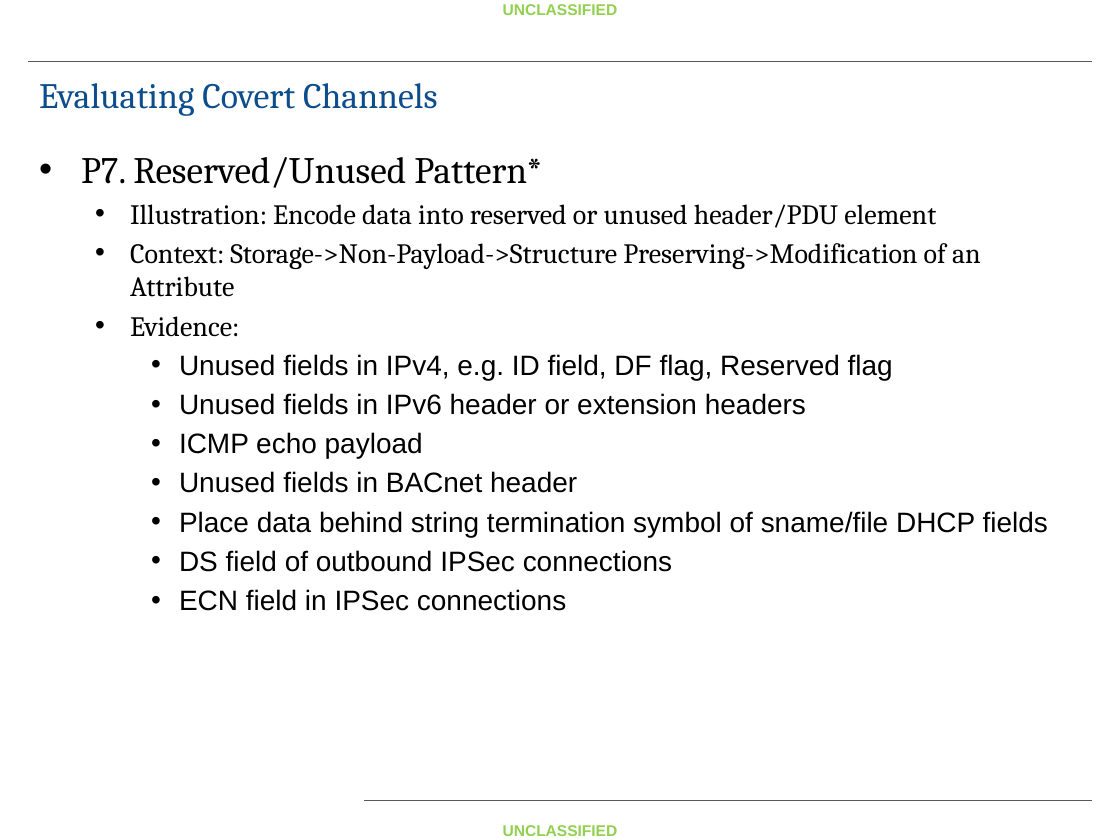
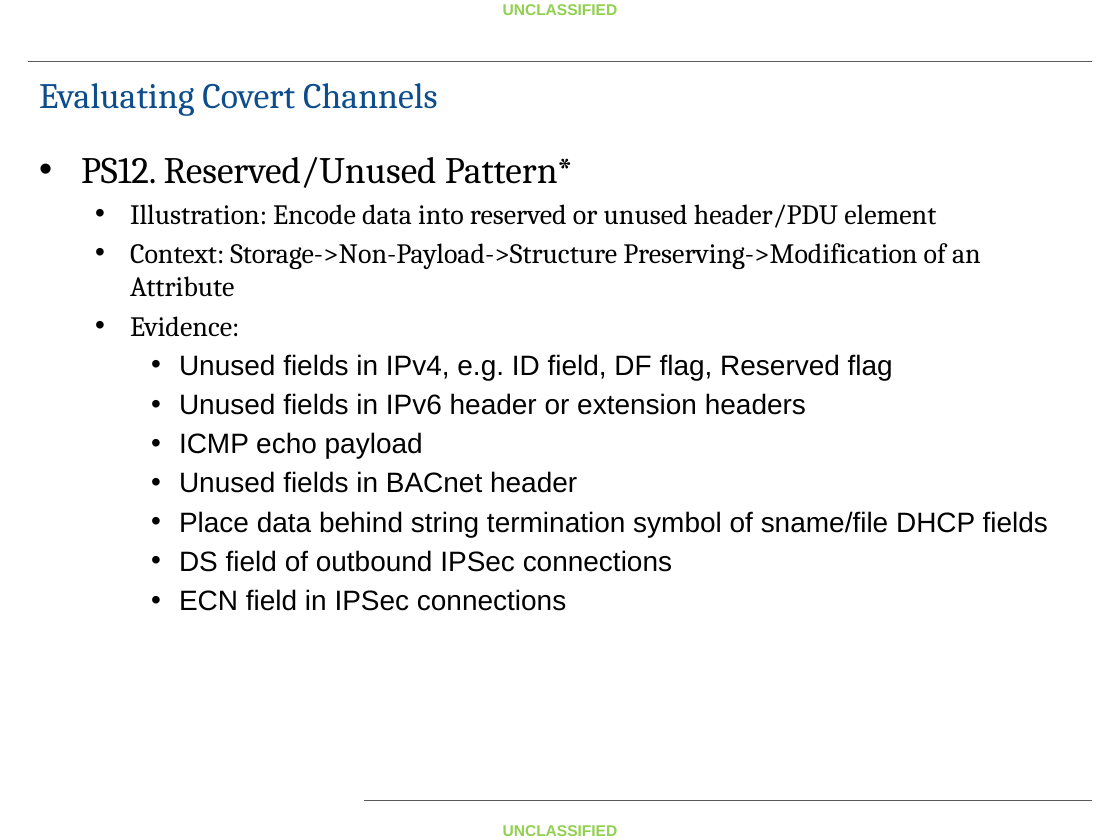
Before and after one commit to fitzgeralddaniel/CovertChannelClass, a slide deck: slide 14 of Handout/Covert Channel Lecture Whitepaper Slides.pptx (slide 13 before the commit). Drawn at 1120x840 pixels with LibreOffice and Linux fonts; fonts in the diff are those of the drawing; background and template pictures are left out. Boxes give left, top, right and bottom in pixels: in the first picture for what was removed or moved away, otherwise in the second. Text is boxed around its words. In the diff, an @@ line names an element or a change of style, - is before the commit and + after.

```diff
--- a/Handout/Covert Channel Lecture Whitepaper Slides.pptx
+++ b/Handout/Covert Channel Lecture Whitepaper Slides.pptx
@@ text at (81, 157, 573, 188): text changed @@
-• P7. Reserved/Unused Pattern*
+• PS12. Reserved/Unused Pattern*
```
Also in this commit, not shown: 17 other slides changed, 13 slides added, 2 slides removed, 13 other files.
